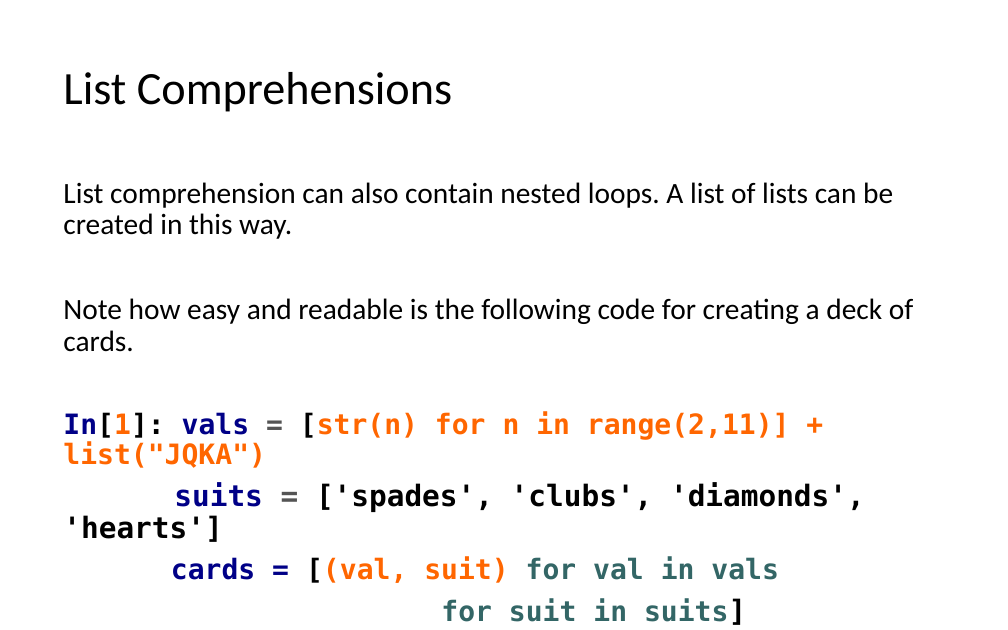
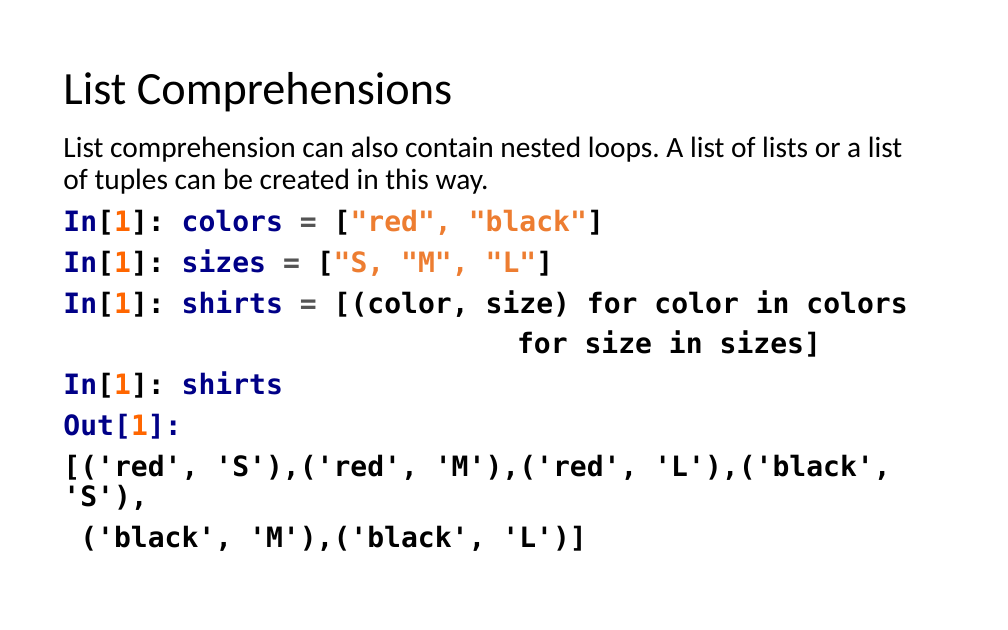
Before and after one commit to LongBaoNguyen/longbaonguyen.github.io, a slide deck: slide 24 of courses/apcsp/lect6.pptx (slide 20 before the commit). Drawn at 1008x630 pixels with LibreOffice and Linux fonts; fonts in the diff are those of the drawing. Boxes give left, top, right and bottom in pixels: in the first picture for what was removed or moved away, otherwise in the second. Text is boxed around its words. In the diff, an @@ line names an element or a change of style, - is before the commit and + after.

```diff
--- a/courses/apcsp/lect6.pptx
+++ b/courses/apcsp/lect6.pptx
@@ text at (63,136,907,551): text changed; size 21 to 20 pt; font Calibri to DejaVu Sans Mono; bold on @@
-List comprehension can also contain nested loops. A list of lists can be created in this way.
-Note how easy and readable is the following code for creating a deck of cards.
-In[1]: vals = [str(n) for n in range(2,11)] + list("JQKA")
-suits = ['spades', 'clubs', 'diamonds', 'hearts']
-cards = [(val, suit) for val in vals
-for suit in suits]
+List comprehension can also contain nested loops. A list of lists or a list of tuples can be created in this way.
+In[1]: colors = ["red", "black"]
+In[1]: sizes = ["S, "M", "L"]
+In[1]: shirts = [(color, size) for color in colors
+for size in sizes]
+In[1]: shirts
+Out[1]:
+[('red', 'S'),('red', 'M'),('red', 'L'),('black', 'S'),
+('black', 'M'),('black', 'L')]
```
Also in this commit, not shown: 14 other slides changed, 5 slides added, 4 slides removed, 5 other files.
